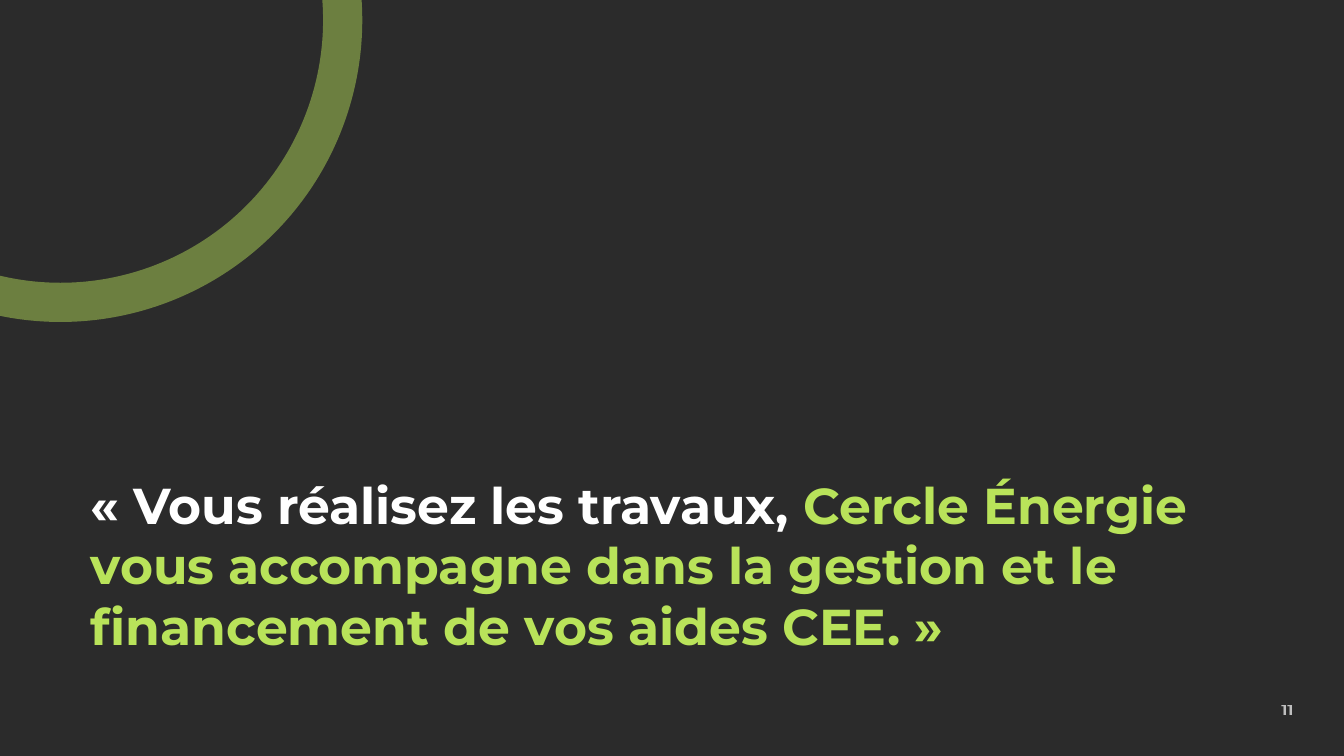
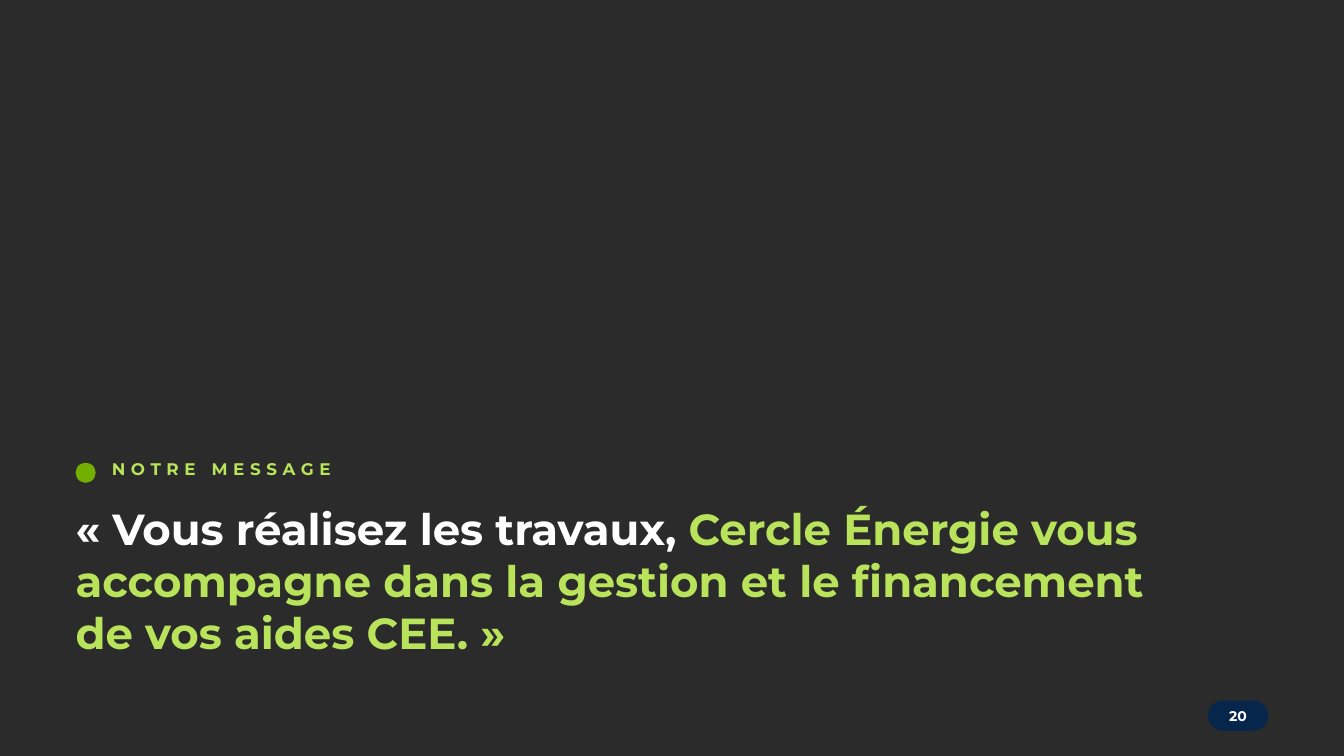
Before and after one commit to Albatros1300/11studio.fr, a slide deck: slide 20 of clients/cercle-energie/plaquette/Cercle-Energie-Plaquette.pptx (slide 11 before the commit). Drawn at 1344x756 pixels with LibreOffice and Linux fonts; fonts in the diff are those of the drawing; background and template pictures are left out; a plain dark background stands for a picture behind light text. Boxes give left, top, right and bottom in pixels: in the first picture for what was removed or moved away, otherwise in the second. Text is boxed around its words. In the diff, an @@ line names an element or a change of style, - is before the commit and + after.

```diff
--- a/clients/cercle-energie/plaquette/Cercle-Energie-Plaquette.pptx
+++ b/clients/cercle-energie/plaquette/Cercle-Energie-Plaquette.pptx
@@ ellipse removed at [0,0,343,302] @@
@@ ellipse added at [76,463,96,483], fill #73AF01 @@
@@ text added at [112,463,331,475], 12 pt, text #B9E35A, bold @@
+NOTRE MESSAGE
@@ text "« Vous réalisez les travaux, ...": place and size @@
-text "« Vous réalisez les travaux, ..." at [91,478,1187,646]
+text "« Vous réalisez les travaux, ..." at [76,506,1144,650]
@@ text "« Vous réalisez les travaux, ..." at [76,506,1144,650]: size 36 to 31 pt; vertical alignment bottom to top @@
@@ rounded rectangle added at [1208,701,1268,731], fill #07264B @@
@@ text added at [1229,711,1247,721], 10 pt, text #FFFFFF, bold @@
+20
@@ text removed at [1281,705,1293,715] @@
-11
```
Also in this commit, not shown: 11 other slides changed, 9 slides added, 43 other files.
